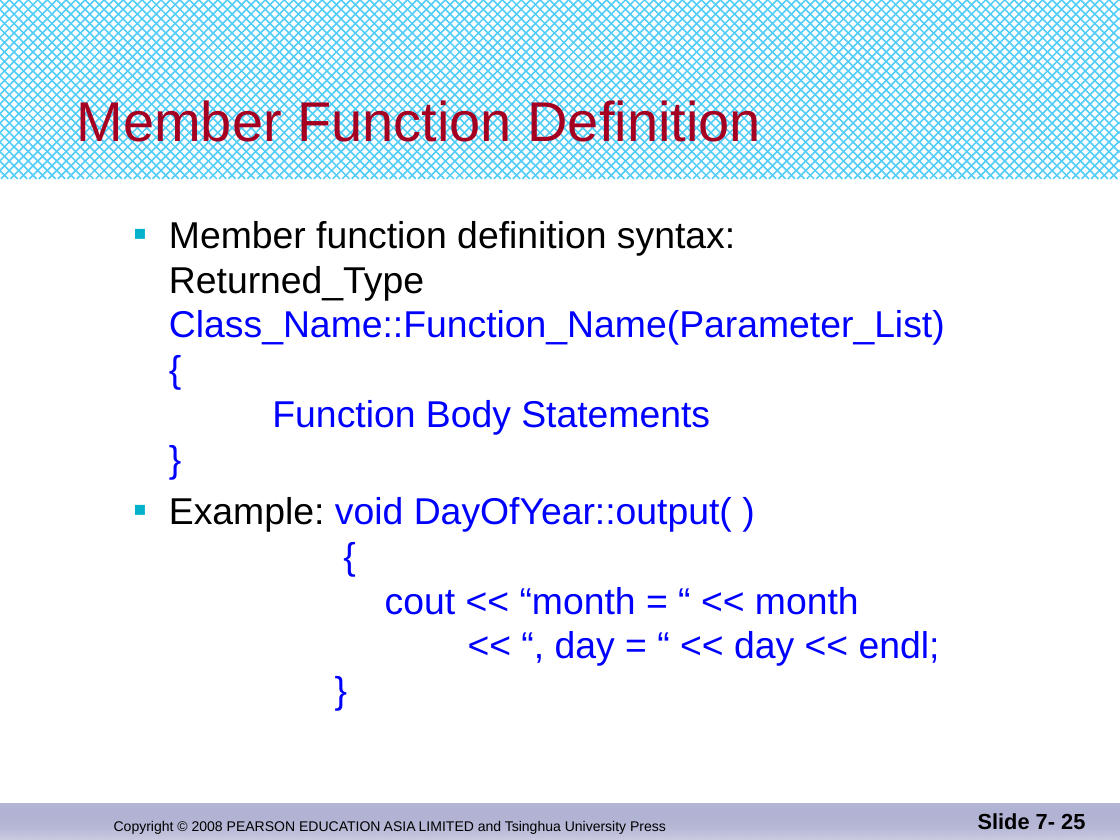
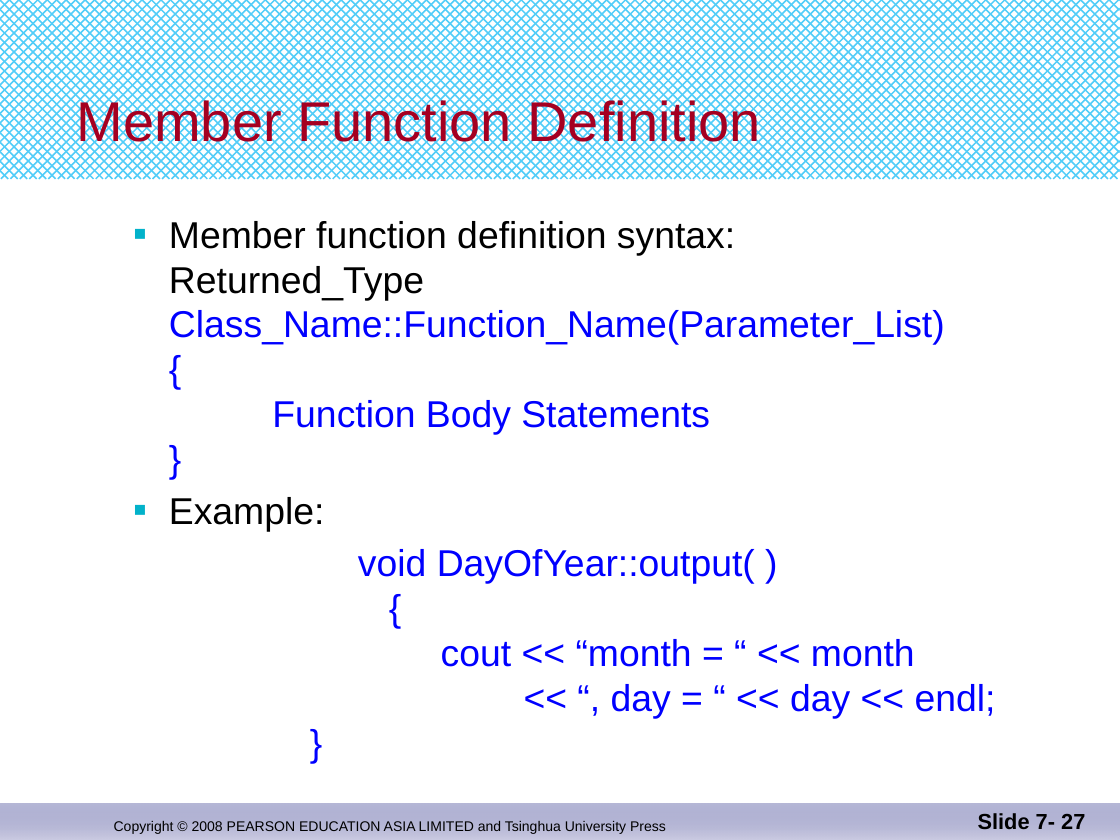
Before and after one commit to djuanbei/CPLUSPLUS, a slide deck: slide 27 of ppt/Chapter 10.pptx (slide 25 before the commit). Drawn at 1120x840 pixels with LibreOffice and Linux fonts; fonts in the diff are those of the drawing. Boxes give left, top, right and bottom in pixels: in the first picture for what was removed or moved away, otherwise in the second. Text is boxed around its words. In the diff, an @@ line names an element or a change of style, - is before the commit and + after.

```diff
--- a/ppt/Chapter 10.pptx
+++ b/ppt/Chapter 10.pptx
@@ text at box(169, 497, 996, 718): text changed @@
-  ■ Example: void DayOfYear::output( )
-    {
-    cout << “month = “ << month
-    << “, day = “ << day << endl;
-    }
+  ■ Example:
+  void DayOfYear::output( )
+  {
+  cout << “month = “ << month
+  << “, day = “ << day << endl;
+  }
@@ page number at box(978, 813, 1085, 829): text changed @@
-Slide 7- 25
+Slide 7- 27
```
Also in this commit, not shown: 43 other slides changed, 4 slides added, 1 slide removed.
